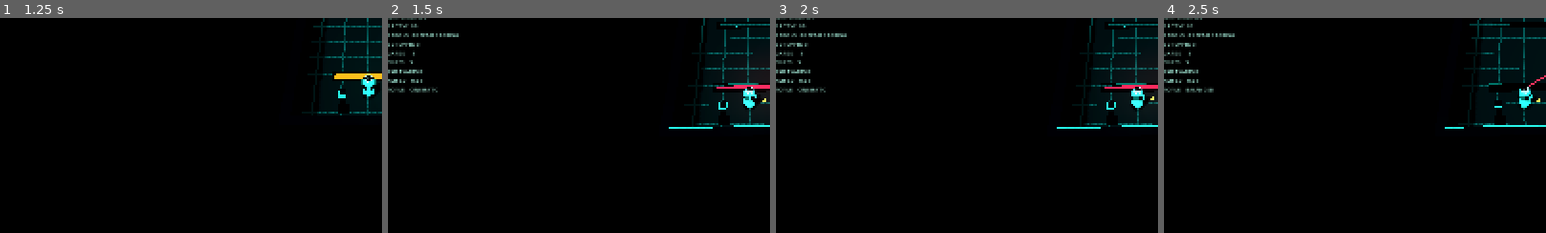
Above: before the commit, frames 1-4 (left to right).
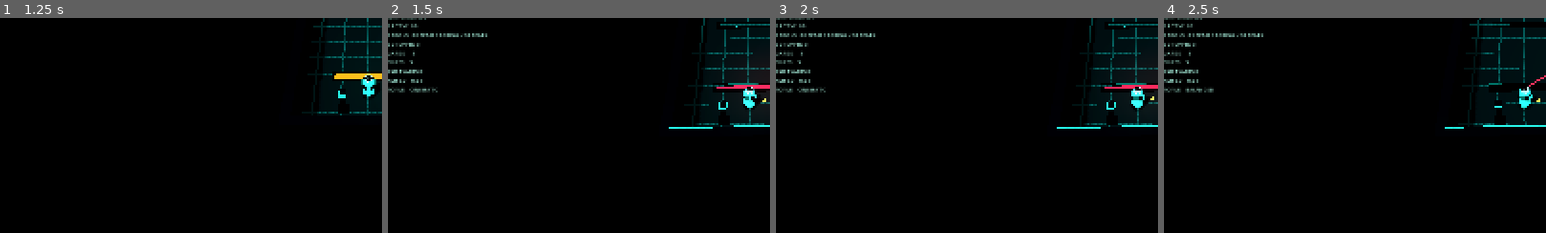
Above: after the commit, the same moments.

Repository: HADJAL001/osgard-world
Game: Godot game, scene res://scenes/main.tscn
Same seed, same stepped clock (60 frames per second), same inputs: the game is played once before the commit and once after it.
Inputs:
- Up to frame 1 (1.25 s): click "НАЧАТЬ РЕЙД / ENTER" at 0.5 s
- Up to frame 2 (1.5 s): click "DIAG / F3" at 1.25 s
- Up to frame 3 (2 s): no input
- Up to frame 4 (2.5 s): click "QUALITY / CINEMATIC" at 2 s
The pictures show only the part of the screen within x 2-52%, y 34-84%; the shares and areas given below are measured in that part.

Frame 1 is identical in both runs. In frame 2, 0.1% of the frame differs, in the area x 19-26%, y 7-9%; in frame 3, 0.1%; in frame 4, 0.1%.

Commit message:
Godot 2.0: pool impact particles and scale effects by quality

Diff:
--- a/godot/null-shift/scripts/main.gd
+++ b/godot/null-shift/scripts/main.gd
@@ -6,6 +6,7 @@
 const SAVE_PATH := "user://null_shift_career.cfg"
 const MAX_BEAM_POOL := 28
 const MAX_RING_POOL := 10
+const MAX_SPARK_POOL := 8
 const DASH_DURATION := 0.24
 const DASH_COOLDOWN := 1.65
 const DASH_SPEED_MULTIPLIER := 3.05
@@ -55,6 +56,8 @@
 var health_bar: ProgressBar
 var health_bar_fill: StyleBoxFlat
 var effects: Array[Node] = []
+var spark_pool: Array[CPUParticles3D] = []
+var spark_effects: Array[Dictionary] = []
 var beam_pool: Array[MeshInstance3D] = []
 var beam_effects: Array[Dictionary] = []
 var ring_pool: Array[MeshInstance3D] = []
@@ -229,6 +232,10 @@
 	phase_lane_labels.clear()
 	effects = effects.duplicate()
 	effects.clear()
+	spark_pool = spark_pool.duplicate()
+	spark_pool.clear()
+	spark_effects = spark_effects.duplicate()
+	spark_effects.clear()
 	beam_pool = beam_pool.duplicate()
 	beam_pool.clear()
 	beam_effects = beam_effects.duplicate()
@@ -3052,9 +3059,9 @@
 		fps_p95_ms = p95
 		var draw_calls := int(Performance.get_monitor(Performance.RENDER_TOTAL_DRAW_CALLS_IN_FRAME))
 		var profile: String = "PERFORMANCE" if performance_quality else ("BALANCED" if not cinematic_quality else ("AUTO-OPTIMIZED" if adaptive_quality_degraded else "CINEMATIC"))
-		diagnostics_label.text = "LIVE DIAGNOSTICS\nFPS        %02d\nFRAME P95  %.1f ms\nFRAME NOW  %.1f ms\nDRAW CALLS %d\nFX ACTIVE  %02d\nFX POOLS   %02d BEAM / %02d RING\nFX DROPPED %d\nGUARDS     %d\nDEVICES    %d\nDASH EVADES %d\nDASH CD    %.1f s\nPROFILE    %s" % [
+		diagnostics_label.text = "LIVE DIAGNOSTICS\nFPS        %02d\nFRAME P95  %.1f ms\nFRAME NOW  %.1f ms\nDRAW CALLS %d\nFX ACTIVE  %02d\nFX POOLS   %02d BEAM / %02d RING / %02d SPARK\nFX DROPPED %d\nGUARDS     %d\nDEVICES    %d\nDASH EVADES %d\nDASH CD    %.1f s\nPROFILE    %s" % [
 			Engine.get_frames_per_second(), fps_p95_ms, current_frame_ms, draw_calls,
-			effects.size(), beam_pool.size(), ring_pool.size(), effect_pool_exhaustions,
+			effects.size(), beam_pool.size(), ring_pool.size(), spark_pool.size(), effect_pool_exhaustions,
 			guards.size(), _living_device_count(), dash_evasions, dash_cooldown, profile
 		]
 
@@ -3219,6 +3226,19 @@
 			ring.transparency = clampf(progress * 0.88, 0.0, 0.9)
 			state["remaining"] = remaining
 			ring_effects[index] = state
+	for index in range(spark_effects.size() - 1, -1, -1):
+		var spark_state: Dictionary = spark_effects[index]
+		var particles: CPUParticles3D = spark_state["node"]
+		var remaining: float = maxf(0.0, float(spark_state["remaining"]) - dt)
+		if remaining <= 0.0 or not is_instance_valid(particles):
+			if is_instance_valid(particles):
+				particles.emitting = false
+				particles.visible = false
+			effects.erase(particles)
+			spark_effects.remove_at(index)
+		else:
+			spark_state["remaining"] = remaining
+			spark_effects[index] = spark_state
 	for index in range(effects.size() - 1, -1, -1):
 		if not is_instance_valid(effects[index]):
 			effects.remove_at(index)
@@ -3282,33 +3302,48 @@
 	ring_effects.append({"node": ring, "remaining": 0.46, "duration": 0.46})
 	effects.append(ring)
 func _spawn_hit_sparks(at: Vector3, material: Material) -> void:
-	if effects.size() > 36:
-		return
-	var particles := CPUParticles3D.new()
-	particles.name = "ImpactParticles"
-	particles.amount = 14
-	particles.lifetime = 0.3
-	particles.one_shot = true
-	particles.explosiveness = 0.95
-	particles.emission_shape = CPUParticles3D.EMISSION_SHAPE_SPHERE
-	particles.emission_sphere_radius = 0.12
-	particles.direction = Vector3.UP
-	particles.spread = 180.0
-	particles.initial_velocity_min = 1.0
-	particles.initial_velocity_max = 4.2
-	particles.gravity = Vector3(0.0, -4.0, 0.0)
-	particles.scale_amount_min = 0.025
-	particles.scale_amount_max = 0.075
-	particles.mesh = SphereMesh.new()
+	# Reuse a bounded one-shot emitter instead of allocating a node and timer for every hit.
+	if effects.size() >= 36:
+		effect_pool_exhaustions += 1
+		return
+	var particles: CPUParticles3D
+	for pooled: CPUParticles3D in spark_pool:
+		if is_instance_valid(pooled) and not pooled.visible:
+			particles = pooled
+			break
+	if not is_instance_valid(particles):
+		if spark_pool.size() >= MAX_SPARK_POOL:
+			effect_pool_exhaustions += 1
+			return
+		particles = CPUParticles3D.new()
+		particles.name = "ImpactSparkPool_%02d" % [spark_pool.size() + 1]
+		particles.amount = 14
+		particles.lifetime = 0.28
+		particles.one_shot = true
+		particles.explosiveness = 0.95
+		particles.emission_shape = CPUParticles3D.EMISSION_SHAPE_SPHERE
+		particles.emission_sphere_radius = 0.12
+		particles.direction = Vector3.UP
+		particles.spread = 180.0
+		particles.initial_velocity_min = 1.0
+		particles.initial_velocity_max = 4.2
+		particles.gravity = Vector3(0.0, -4.0, 0.0)
+		particles.scale_amount_min = 0.025
+		particles.scale_amount_max = 0.075
+		particles.mesh = SphereMesh.new()
+		particles.emitting = false
+		particles.visible = false
+		add_child(particles)
+		spark_pool.append(particles)
+	particles.amount = 14 if cinematic_quality and not adaptive_quality_degraded else (9 if not performance_quality else 5)
 	particles.material_override = material
 	particles.position = at
-	add_child(particles)
+	particles.visible = true
+	particles.emitting = false
+	particles.restart()
 	particles.emitting = true
+	spark_effects.append({"node": particles, "remaining": 0.34})
 	effects.append(particles)
-	get_tree().create_timer(0.65).timeout.connect(func():
-		if is_instance_valid(particles):
-			particles.queue_free()
-	)
 
 func _play_sfx(frequency: float, duration: float, volume: float) -> void:
 	if not sound_enabled:
